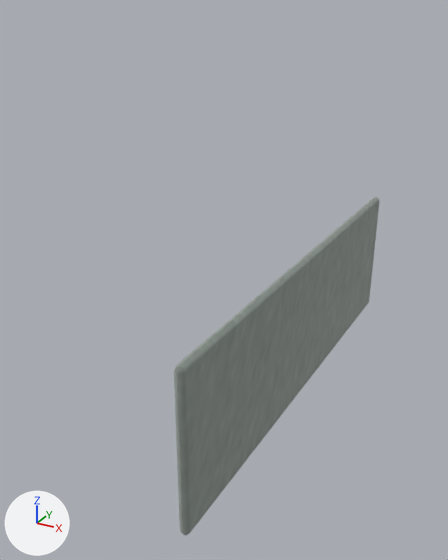
The glTF model Content/Models/Imported/militia_sedan/lod0-m0-p2.glb as it was, and as the next commit left it.
The view is the same before and after, from a 50 mm lens placed at (1.415, -1.734, 1.474), pointed at (0.714, -0.458, 0.837). Arrows for +X, +Y and +Z are at lower left; the lights stay in place. The older version comes first. Vertices at exactly the same position are counted once.
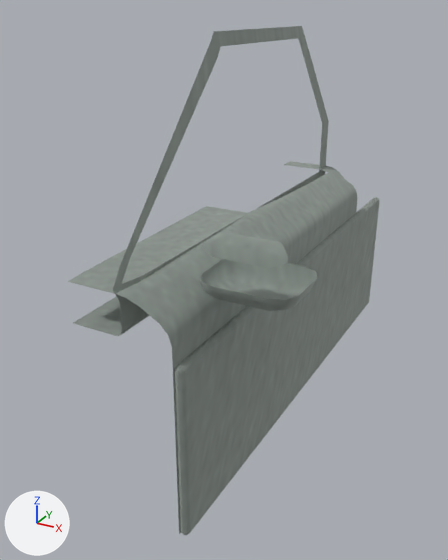
Boxes (x1, y1, x2, y2) around the edits, measured in the pictures (448 x 560 px):
'Mesh_0', reshaped (51% wider, 50% taller)
    before: (174, 197, 380, 535)
    after: (68, 26, 380, 535)
part 1 of me_mesh_0, added
    after: (73, 26, 329, 336)
part 2 of me_mesh_0, added
    after: (68, 161, 358, 534)
part 3 of me_mesh_0, added
    after: (200, 259, 317, 311)
part 4 of me_mesh_0, added
    after: (203, 232, 289, 268)

Diff of the bpy script that builds the scene:
```diff
--- a/Content/Models/Imported/militia_sedan/lod0-m0-p2.glb.py
+++ b/Content/Models/Imported/militia_sedan/lod0-m0-p2.glb.py
@@ me_mesh_0 @@
 # used by ob_mesh_0; location = (0.0, 0.0, 0.0)
-me_mesh_0.from_pydata(...)  # 44 vertices, 84 faces; spans x 0.873..0.898, y -0.945..0.305, z 0.49..0.89
+me_mesh_0.from_pydata(...)  # 228 vertices, 289 faces; spans x 0.65..1.059, y -0.946..0.305, z 0.49..1.425
+# me_mesh_0 part 1: a new loose piece of 62 vertices spanning x 0.65..0.77, y -0.946..0.095, z 0.92..1.425, in mat_material_0 (picture img_image_0)
+# me_mesh_0 part 2: a new loose piece of 59 vertices spanning x 0.65..0.88, y -0.946..0.095, z 0.495..1.025, in mat_material_0 (picture img_image_0)
+# me_mesh_0 part 3: a new loose piece of 40 vertices spanning x 0.861..1.059, y -0.854..-0.686, z 0.975..1.017, in mat_material_0 (picture img_image_0)
+# me_mesh_0 part 4: a new loose piece of 23 vertices spanning x 0.877..1.043, y -0.85..-0.806, z 1.072..1.105, in mat_material_0 (picture img_image_0)
 me_mesh_0.materials.append(mat_material_0)
```
